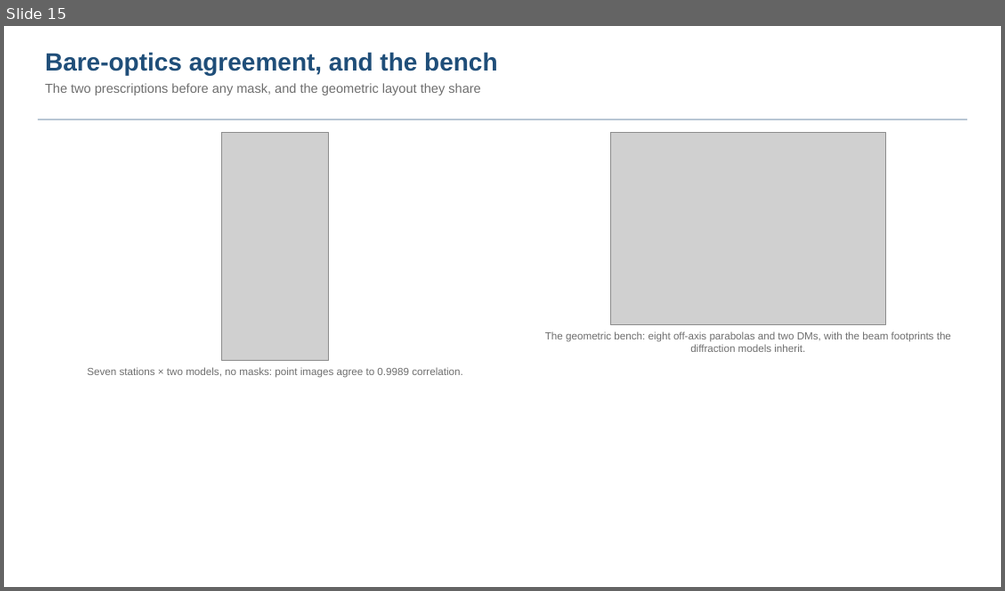
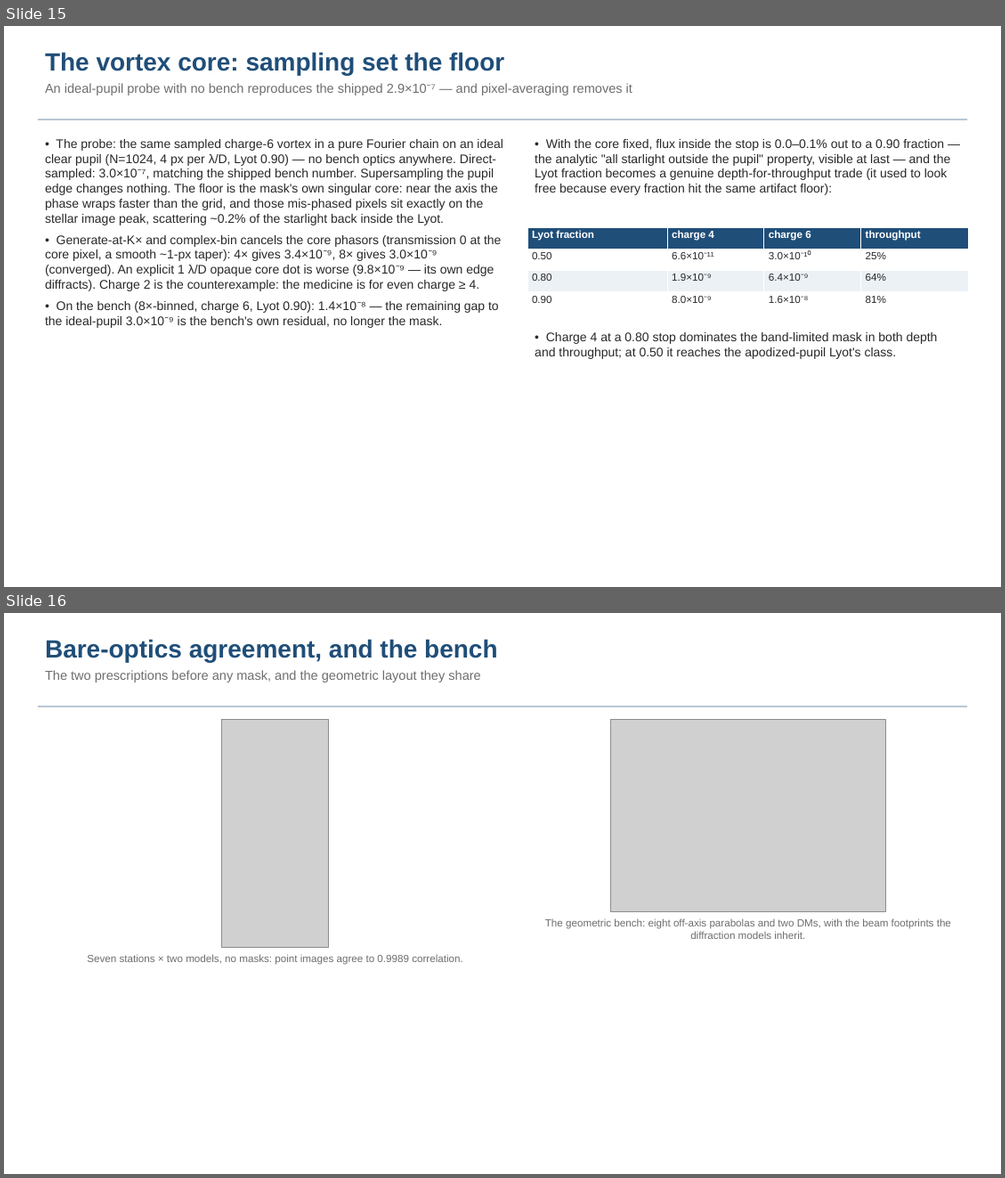
Before and after one commit to nasa-jpl/MACOS_resources, a slide deck: mmacos/templates/30_instruments/bench_ctb/deck_ctb.pptx. Shown one above the other, each under a label of ours: slide 15 before the commit, slides 15 and 16 after it. The pictures are 1005x591 and 1005x1178 pixels, drawn with LibreOffice and Linux fonts; fonts in the diff are those of the drawing; grey boxes stand for pictures. Boxes give left, top, right and bottom in pixels: in the first picture for what was removed or moved away, otherwise in the second. Text is boxed around its words. In the diff, an @@ line names an element or a change of style, - is before the commit and + after.

```diff
--- a/mmacos/templates/30_instruments/bench_ctb/deck_ctb.pptx
+++ b/mmacos/templates/30_instruments/bench_ctb/deck_ctb.pptx
@@ slide 15 added at <box>4,26,1001,587</box>, background #FFFFFF @@
@@ text added at <box>45,52,632,95</box>, 12.5 pt, text #6E6E6E @@
+The vortex core: sampling set the floor
+An ideal-pupil probe with no bench reproduces the shipped 2.9×10⁻⁷ — and pixel-averaging removes it
@@ rectangle added at <box>38,119,967,120</box>, fill #B8C6D4 @@
@@ text added at <box>45,139,503,328</box>, 12 pt, text #282828 @@
+• The probe: the same sampled charge-6 vortex in a pure Fourier chain on an ideal clear pupil (N=1024, 4 px per λ/D, Lyot 0.90) — no bench optics anywhere. Direct-sampled: 3.0×10⁻⁷, matching the shipped bench number. Supersampling the pupil edge changes nothing. The floor is the mask's own singular core: near the axis the phase wraps faster than the grid, and those mis-phased pixels sit exactly on the stellar image peak, scattering ~0.2% of the starlight back inside the Lyot.
+• Generate-at-K× and complex-bin cancels the core phasors (transmission 0 at the core pixel, a smooth ~1-px taper): 4× gives 3.4×10⁻⁹, 8× gives 3.0×10⁻⁹ (converged). An explicit 1 λ/D opaque core dot is worse (9.8×10⁻⁹ — its own edge diffracts). Charge 2 is the counterexample: the medicine is for even charge ≥ 4.
+• On the bench (8×-binned, charge 6, Lyot 0.90): 1.4×10⁻⁸ — the remaining gap to the ideal-pupil 3.0×10⁻⁹ is the bench's own residual, no longer the mask.
@@ text added at <box>534,139,950,195</box>, 12 pt, text #282828 @@
+• With the core fixed, flux inside the stop is 0.0–0.1% out to a 0.90 fraction — the analytic "all starlight outside the pupil" property, visible at last — and the Lyot fraction becomes a genuine depth-for-throughput trade (it used to look free because every fraction hit the same artifact floor):
@@ table added at <box>527,228,970,313</box>, 4 rows, 4 columns @@
+Lyot fraction | charge 4 | charge 6 | throughput
+0.50 | 6.6×10⁻¹¹ | 3.0×10⁻¹⁰ | 25%
+0.80 | 1.9×10⁻⁹ | 6.4×10⁻⁹ | 64%
+0.90 | 8.0×10⁻⁹ | 1.6×10⁻⁸ | 81%
@@ text added at <box>534,332,938,359</box>, 12 pt, text #282828 @@
+• Charge 4 at a 0.80 stop dominates the band-limited mask in both depth and throughput; at 0.50 it reaches the apodized-pupil Lyot's class.
@@ what was slide 15 is now slide 16 @@
```
Also in this commit, not shown: 2 slides changed, 15 other files.
